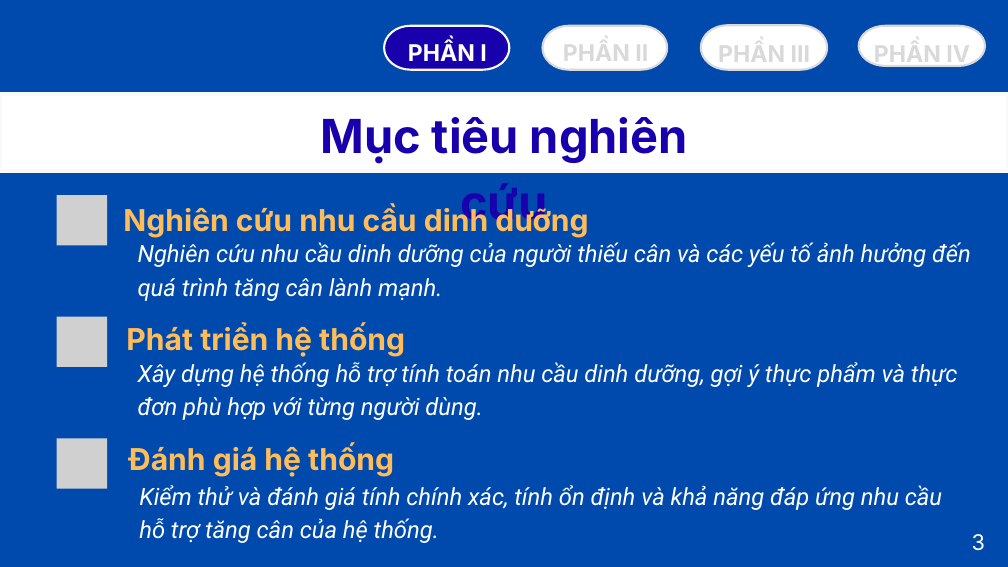
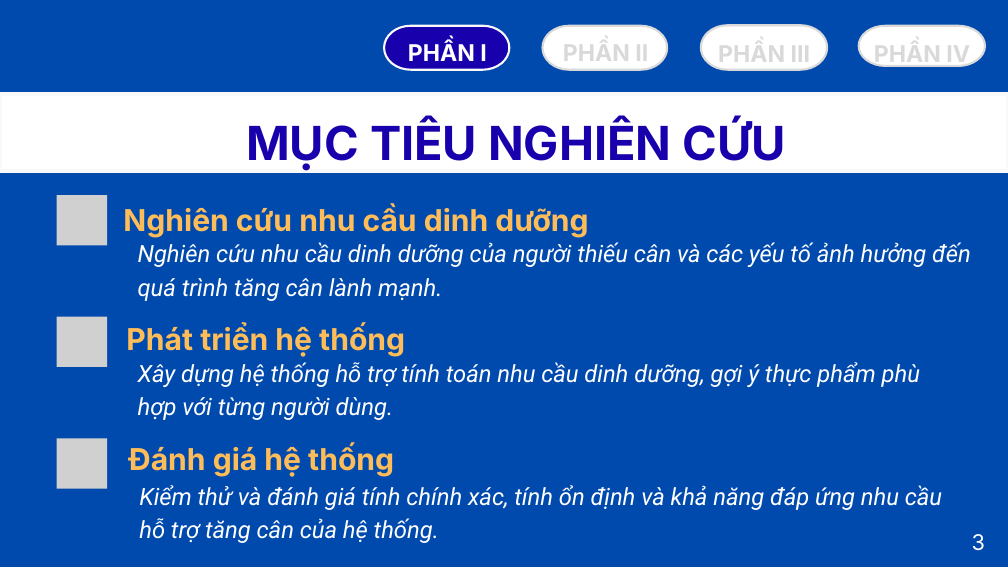
Before and after one commit to tranyennhi02/NutriGain, a slide deck: slide 4 of docs/BAOCAOTOTNGHIEP.pptx. Drawn at 1008x567 pixels with LibreOffice and Linux fonts; fonts in the diff are those of the drawing; grey boxes stand for pictures. Boxes give left, top, right and bottom in pixels: in the first picture for what was removed or moved away, otherwise in the second. Text is boxed around its words. In the diff, an @@ line names an element or a change of style, - is before the commit and + after.

```diff
--- a/docs/BAOCAOTOTNGHIEP.pptx
+++ b/docs/BAOCAOTOTNGHIEP.pptx
@@ text at [246, 120, 786, 171]: text changed @@
-Mục tiêu nghiên cứu
+MỤC TIÊU NGHIÊN CỨU
@@ text at [138, 362, 920, 420]: text changed @@
-Xây dựng hệ thống hỗ trợ tính toán nhu cầu dinh dưỡng, gợi ý thực phẩm và thực đơn phù hợp với từng người dùng.
+Xây dựng hệ thống hỗ trợ tính toán nhu cầu dinh dưỡng, gợi ý thực phẩm phù hợp với từng người dùng.
```
Also in this commit, not shown: 6 other slides changed, 10 other files.
